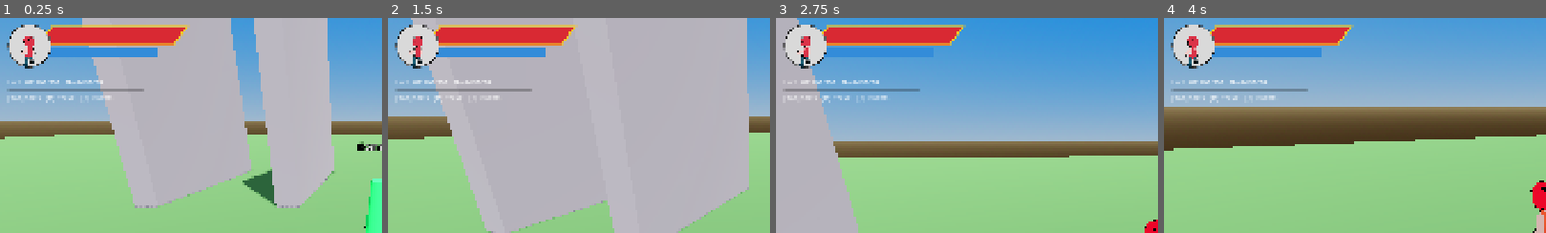
Above: before the commit, frames 1-4 (left to right).
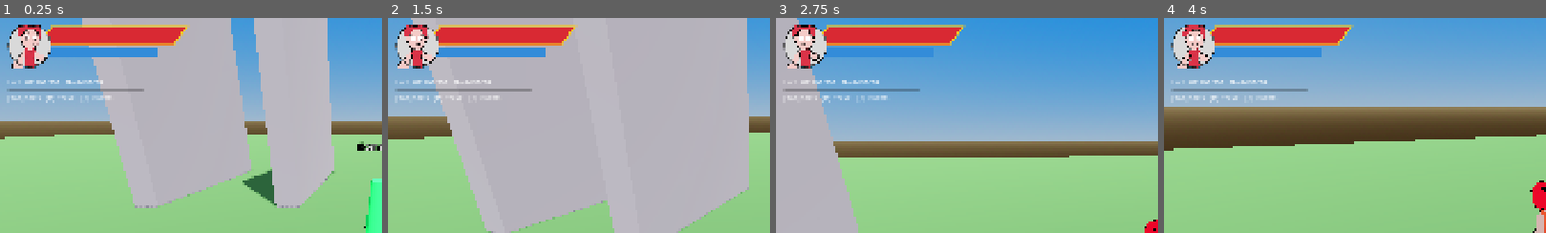
Above: after the commit, the same moments.

Repository: doggoanim/Krits
Game: Godot game, scene res://main.tscn
The game is run twice, just before and just after one commit, with the same random seed, the same clock (stepped at 60 frames per second) and the same inputs.
Inputs (mouse positions are % of the whole screen's width and height, from its top left):
- Up to frame 1 (0.25 s): no input
- Up to frame 2 (1.5 s): tap Enter at 0.5 s; move the mouse to (55, 50) at 0.52 s; hold Ctrl (crouch_pound) 0.53-1.28 s; hold W (move_forward) from 0.53 s (still down); tap Space (jump) at 0.77 s; move the mouse to (45, 50) at 1.27 s; tap E (interact) at 1.35 s
- Up to frame 3 (2.75 s): keep holding W (move_forward); tap Space (jump) at 1.52 s; move the mouse to (52, 48) at 2.02 s; hold Shift (roll_dive) from 2.03 s (still down)
- Up to frame 4 (4 s): keep holding W (move_forward); move the mouse to (49, 52) at 2.77 s; release Shift (roll_dive) at 2.78 s; tap Ctrl (crouch_pound) at 2.85 s; tap Space (jump) at 3.02, 3.77 s; move the mouse to (57, 51) at 3.52 s; tap E (interact) at 3.6 s
The pictures show only the part of the screen within x 0-50%, y 0-50%; the shares and areas given below are measured in that part.

The runs differ from the first frame. In frame 1, 1.0% of the frame differs, in the area x 3-12%, y 3-24%; in frame 2, 1.0%, in the area x 2-12%, y 3-24%; in frame 3, 1.0%; in frame 4, 1.0%.

Commit message:
Face the portrait camera toward the character's front, and move it closer
The model is rotated by MODEL_FACING_OFFSET to face -Z, but the camera
was sitting on the +Z side looking toward -Z — the same direction the
character faces — so it was looking at the back of the head. Moved it
to the -Z side instead, and shortened CAMERA_DISTANCE for a tighter
portrait crop.

Co-Authored-By: Claude Sonnet 5 <noreply@anthropic.com>
Claude-Session: https://claude.ai/code/session_01TYpdm1jACUqsWG6yyTxbgm

Diff:
--- a/ui/widgets/portrait_viewport.gd
+++ b/ui/widgets/portrait_viewport.gd
@@ -13,7 +13,7 @@
 ## transparent, so the disc shows through anywhere the model doesn't cover.
 
 const RENDER_SIZE := 256                ## SubViewport resolution, independent of the Control's size
-const CAMERA_DISTANCE := 1.6
+const CAMERA_DISTANCE := 0.9
 const CAMERA_HEIGHT_FRAC := 0.62         ## fraction up the model's height the camera frames (a bust shot)
 const OUTLINE_THICKNESS_RATIO := 0.011   ## matches PlayerVisual's default
 
@@ -91,7 +91,10 @@
 
 	var cam := Camera3D.new()
 	var look_at_pos := Vector3(0.0, Player.STAND_HEIGHT * CAMERA_HEIGHT_FRAC, 0.0)
-	cam.position = look_at_pos + Vector3(0.0, 0.0, CAMERA_DISTANCE)
+	# MODEL_FACING_OFFSET turns the model to face -Z (Godot's forward), so the
+	# camera has to sit on the -Z side to see the front of the face rather
+	# than the back of the head.
+	cam.position = look_at_pos + Vector3(0.0, 0.0, -CAMERA_DISTANCE)
 	world.add_child(cam)
 	cam.look_at(look_at_pos, Vector3.UP)
 	cam.current = true
